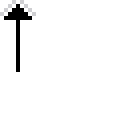
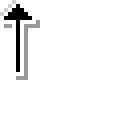
Layers edited between the first and the second 128 x 128 image:
painted on "HSplit" over bbox(20, 0, 36, 16)
added layer "Shadow" (40%) over bbox(4, 4, 40, 80)
